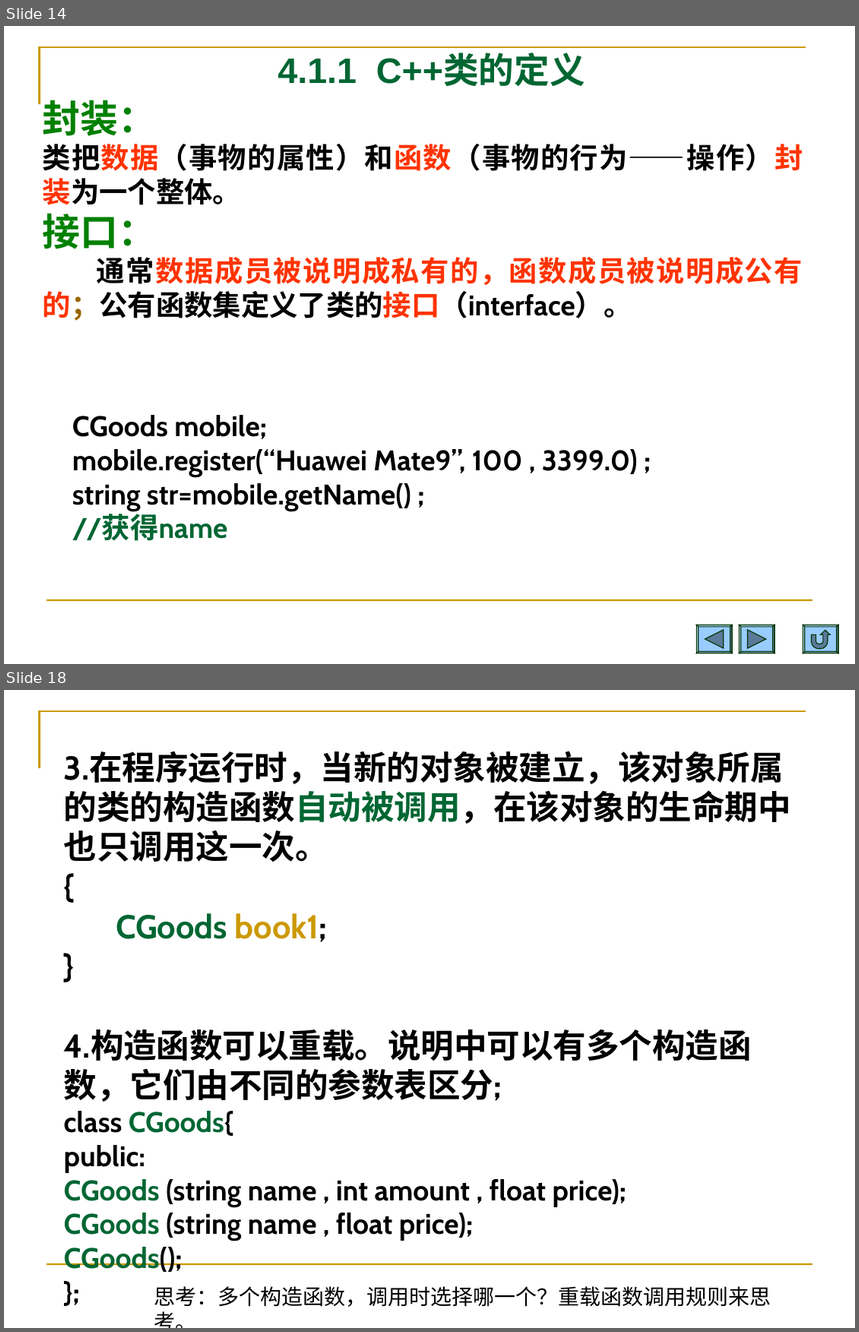
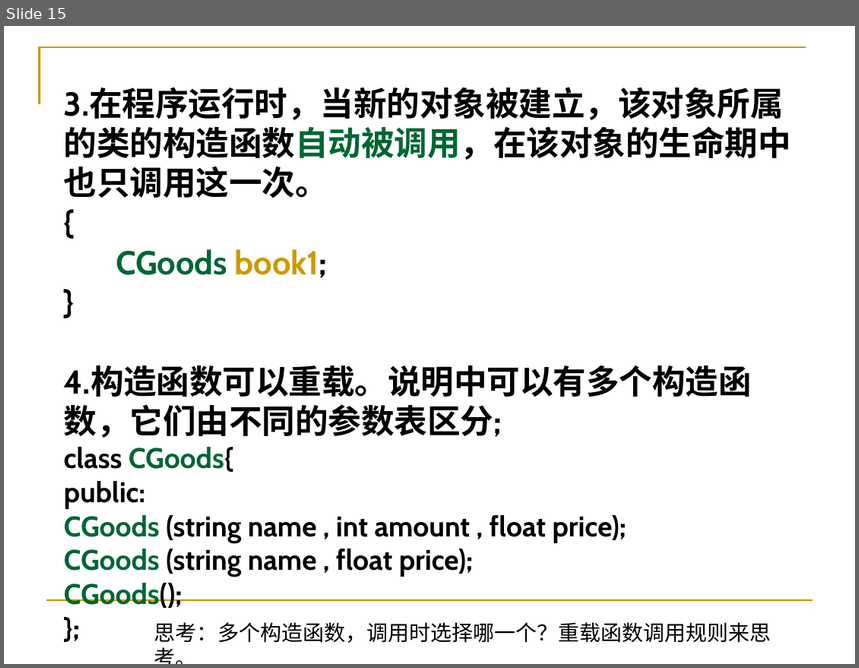
Before and after one commit to Changhe160/Changhe160.github.io, a slide deck: teachingRes/Cplusplus/unit04类与对象.ppt. Shown one above the other, each under a label of ours: slides 14 and 18 before the commit, slide 15 after it; the slides between them are not shown. The pictures are 859x1332 and 859x668 pixels, drawn with LibreOffice and Linux fonts; fonts in the diff are those of the drawing. Boxes give left, top, right and bottom in pixels: in the first picture for what was removed or moved away, otherwise in the second. Text is boxed around its words. In the diff, an @@ line names an element or a change of style, - is before the commit and + after.

```diff
--- a/teachingRes/Cplusplus/unit04类与对象.ppt
+++ b/teachingRes/Cplusplus/unit04类与对象.ppt
@@ slide 14 removed at (4, 26, 855, 664), background #FFFFFF; not listed: 2 template elements that a slide beside it also shows @@
@@ title removed at (278, 55, 585, 86) @@
-4.1.1 C++类的定义
@@ text removed at (43, 100, 804, 321) @@
-封装：
-类把数据（事物的属性）和函数（事物的行为——操作）封装为一个整体。
-接口：
-通常数据成员被说明成私有的，函数成员被说明成公有的；公有函数集定义了类的接口（interface）。
@@ text removed at (72, 415, 638, 541) @@
-CGoods mobile;
-mobile.register(“Huawei Mate9”, 100 , 3399.0) ;
-string str=mobile.getName() ;
-//获得name
@@ freeform shape removed at (697, 625, 733, 653) @@
@@ freeform shape removed at (740, 625, 775, 653) @@
@@ freeform shape removed at (804, 625, 839, 653) @@
@@ what was slide 18 is now slide 15 @@
```
Also in this commit, not shown: 22 slides changed, 2 other slides removed.
